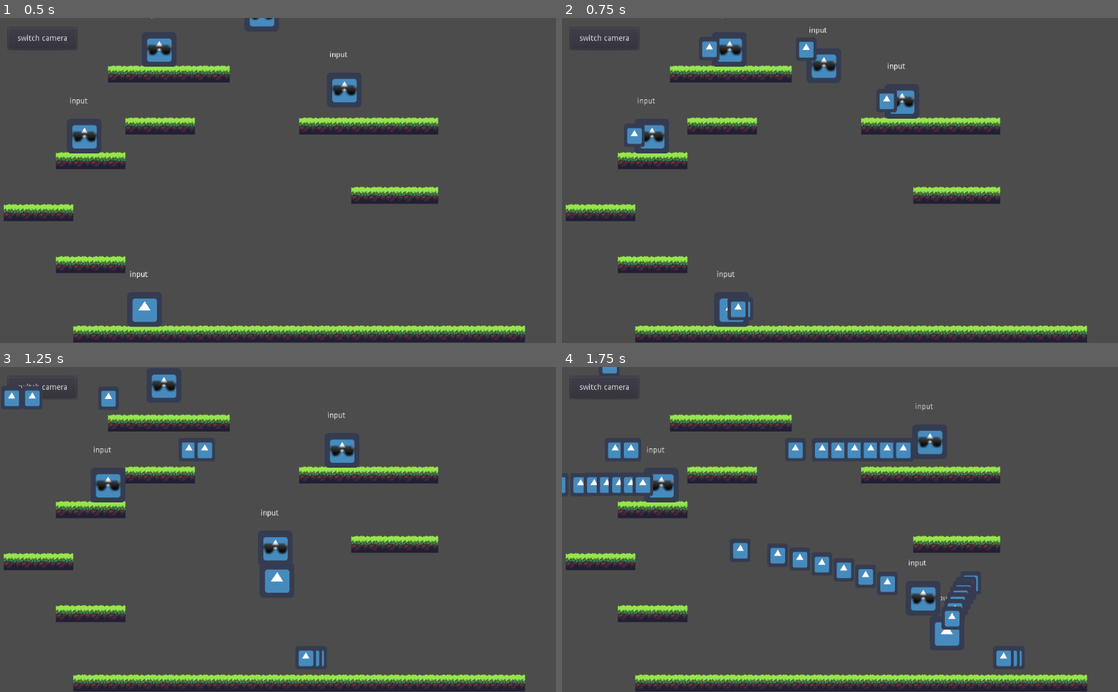
Above: before the commit, frames 1-4 (two rows, left to right).
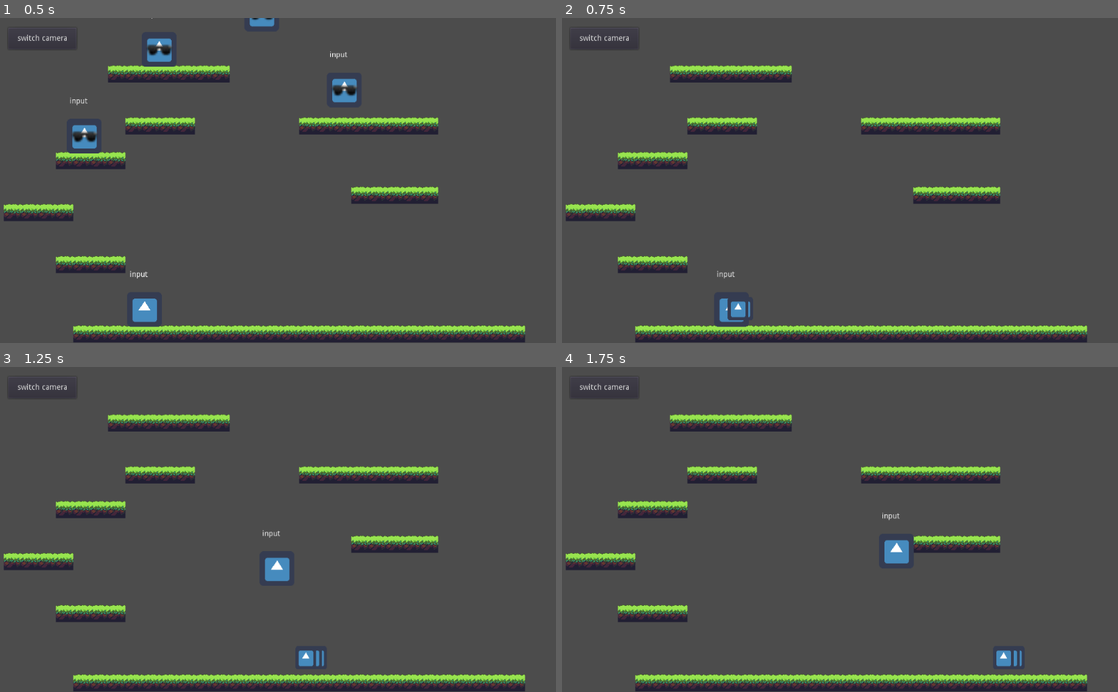
Above: after the commit, the same moments.

Repository: digitaltdesignlyngby/GodotPlatformer
Game: Godot game, scene res://scenes/Level1.tscn
The game is run twice, just before and just after one commit, with the same random seed, the same clock (stepped at 60 frames per second) and the same inputs. Before the commit the project starts from res://Level1.tscn. The engine's default icon, where the game draws it, is replaced by a stand-in: a white triangle on a blue panel in a dark square.
Inputs (mouse positions are in pixels of both pictures, inside the frame that each line leads up to):
- Up to frame 1 (0.5 s): no input
- Up to frame 2 (0.75 s): move the mouse to (962, 164) at 0.52 s; hold Right (ui_right) from 0.53 s (still down); tap Space (shoot) at 0.6 s; click (962, 164) at 0.67 s
- Up to frame 3 (1.25 s): keep holding Right (ui_right); tap Up (ui_up) at 0.77 s
- Up to frame 4 (1.75 s): release Right (ui_right) at 1.25 s; drag from (728, 545) to (884, 659) at 1.27 s

Frame 1 is identical in both runs. In frame 2, 1.8% of the frame differs, in the area x 11-64%, y 0-42%; in frame 3, 2.4%; in frame 4, 4.6%, in the area x 0-75%, y 0-86%.

Commit message:
ordner alt i mapperne Scenes og Scripts

Diff:
--- /dev/null
+++ b/mono_crash.0.0.json
@@ -0,0 +1,448 @@
+{
+  "protocol_version" : "0.0.6",
+  "configuration" : {
+    "version" : "(6.12.0) ((no/6051b710)",
+    "tlc" : "normal",
+    "sigsgev" : "normal",
+    "notifications" : "kqueue",
+    "architecture" : "amd64",
+    "disabled_features" : "none",
+    "smallconfig" : "disabled",
+    "bigarrays" : "disabled",
+    "softdebug" : "enabled",
+    "interpreter" : "enabled",
+    "llvm_support" : "disabled",
+    "suspend" : "preemptive"
+  },
+  "memory" : {
+    "Resident Size" : "392404992",
+    "Virtual Size" : "5543530496",
+    "minor_gc_time" : "16028",
+    "major_gc_time" : "0",
+    "minor_gc_count" : "1",
+    "major_gc_count" : "0",
+    "major_gc_time_concurrent" : "0"
+ },
+  "threads" : [
+ {
+    "is_managed" : false,
+    "offset_free_hash" : "0x0",
+    "offset_rich_hash" : "0x0",
+    "crashed" : false,
+    "native_thread_id" : "0x7000058d7000",
+    "thread_info_addr" : "0x7fe8960e4800",
+    "thread_name" : "Thread Pool I/O Selector",
+    "ctx" : {
+      "IP" : "0x7fff59f31cf2",
+      "SP" : "0x7000058d6b38",
+      "BP" : "0x7000058d6d10"
+  },
+    "unmanaged_frames" : [
+  {
+      "is_managed" : "false",
+      "native_address" : "0x10b37aec6",
+      "native_offset" : "0x00000"
+   }
+,
+  {
+      "is_managed" : "false",
+      "native_address" : "0x10b51eb76",
+      "native_offset" : "0x00000"
+   }
+,
+  {
+      "is_managed" : "false",
+      "native_address" : "0x10b51e8b7",
+      "native_offset" : "0x00000"
+   }
+,
+  {
+      "is_managed" : "false",
+      "native_address" : "0x10b38ad90",
+      "native_offset" : "0x00000"
+   }
+,
+  {
+      "is_managed" : "false",
+      "native_address" : "0x7fff5a0eff5a",
+      "native_offset" : "0x00000"
+   }
+,
+  {
+      "is_managed" : "false",
+      "native_address" : "0x116d91b9a",
+      "native_offset" : "0x00000"
+   }
+,
+  {
+      "is_managed" : "false",
+      "native_address" : "0x10b50fa6d",
+      "native_offset" : "0x00000"
+   }
+,
+  {
+      "is_managed" : "false",
+      "native_address" : "0x10b50f4c7",
+      "native_offset" : "0x00000"
+   }
+,
+  {
+      "is_managed" : "false",
+      "native_address" : "0x10b51f694",
+      "native_offset" : "0x00000"
+   }
+,
+  {
+      "is_managed" : "false",
+      "native_address" : "0x10b51f4c6",
+      "native_offset" : "0x00000"
+   }
+,
+  {
+      "is_managed" : "false",
+      "native_address" : "0x7fff5a0f9661",
+      "native_offset" : "0x00000"
+   }
+,
+  {
+      "is_managed" : "false",
+      "native_address" : "0x7fff5a0f950d",
+      "native_offset" : "0x00000"
+   }
+,
+  {
+      "is_managed" : "false",
+      "native_address" : "0x7fff5a0f8bf9",
+      "native_offset" : "0x00000"
+   }
+
+  ]
+ },
+ {
+    "is_managed" : false,
+    "offset_free_hash" : "0x0",
+    "offset_rich_hash" : "0x0",
+    "crashed" : false,
+    "native_thread_id" : "0x7000054c8000",
+    "thread_info_addr" : "0x7fe896029800",
+    "thread_name" : "Finalizer",
+    "ctx" : {
+      "IP" : "0x7fff59f28236",
+      "SP" : "0x7000054c7dd8",
+      "BP" : "0x7000054c7e20"
+  },
+    "unmanaged_frames" : [
+  {
+      "is_managed" : "false",
+      "native_address" : "0x10b37aec6",
+      "native_offset" : "0x00000"
+   }
+,
+  {
+      "is_managed" : "false",
+      "native_address" : "0x10b51eb76",
+      "native_offset" : "0x00000"
+   }
+,
+  {
+      "is_managed" : "false",
+      "native_address" : "0x10b51e8b7",
+      "native_offset" : "0x00000"
+   }
+,
+  {
+      "is_managed" : "false",
+      "native_address" : "0x10b38ad90",
+      "native_offset" : "0x00000"
+   }
+,
+  {
+      "is_managed" : "false",
+      "native_address" : "0x7fff5a0eff5a",
+      "native_offset" : "0x00000"
+   }
+,
+  {
+      "is_managed" : "false",
+      "native_address" : "0x10fdaae44",
+      "native_offset" : "0x00000"
+   }
+,
+  {
+      "is_managed" : "false",
+      "native_address" : "0x10b51f694",
+      "native_offset" : "0x00000"
+   }
+,
+  {
+      "is_managed" : "false",
+      "native_address" : "0x10b51f4c6",
+      "native_offset" : "0x00000"
+   }
+,
+  {
+      "is_managed" : "false",
+      "native_address" : "0x7fff5a0f9661",
+      "native_offset" : "0x00000"
+   }
+,
+  {
+      "is_managed" : "false",
+      "native_address" : "0x7fff5a0f950d",
+      "native_offset" : "0x00000"
+   }
+,
+  {
+      "is_managed" : "false",
+      "native_address" : "0x7fff5a0f8bf9",
+      "native_offset" : "0x00000"
+   }
+
+  ]
+ },
+ {
+    "is_managed" : false,
+    "offset_free_hash" : "0x0",
+    "offset_rich_hash" : "0x0",
+    "crashed" : true,
+    "native_thread_id" : "0x7fff924e8380",
+    "thread_info_addr" : "0x7fe8950d0000",
+    "thread_name" : "tid_307",
+    "ctx" : {
+      "IP" : "0x10e152950",
+      "SP" : "0x7ffee49460f0",
+      "BP" : "0x7ffee49461d0"
+  },
+    "unmanaged_frames" : [
+  {
+      "is_managed" : "false",
+      "native_address" : "0x10b37aec6",
+      "native_offset" : "0x00000"
+   }
+,
+  {
+      "is_managed" : "false",
+      "native_address" : "0x10b51eb76",
+      "native_offset" : "0x00000"
+   }
+,
+  {
+      "is_managed" : "false",
+      "native_address" : "0x10b51f196",
+      "native_offset" : "0x00000"
+   }
+,
+  {
+      "is_managed" : "false",
+      "native_address" : "0x10b38bd15",
+      "native_offset" : "0x00000"
+   }
+,
+  {
+      "is_managed" : "false",
+      "native_address" : "0x10b37f97e",
+      "native_offset" : "0x00000"
+   }
+,
+  {
+      "is_managed" : "false",
+      "native_address" : "0x10b392c32",
+      "native_offset" : "0x00000"
+   }
+,
+  {
+      "is_managed" : "false",
+      "native_address" : "0x7fff5a0eff5a",
+      "native_offset" : "0x00000"
+   }
+,
+  {
+      "is_managed" : "false",
+      "native_address" : "0x7fe89e683560",
+      "native_offset" : "0x00000"
+   }
+,
+  {
+      "is_managed" : "false",
+      "native_address" : "0x10e1525ee",
+      "native_offset" : "0x00000"
+   }
+,
+  {
+      "is_managed" : "false",
+      "native_address" : "0x10e1524b8",
+      "native_offset" : "0x00000"
+   }
+,
+  {
+      "is_managed" : "false",
+      "native_address" : "0x10c73ba7a",
+      "native_offset" : "0x00000"
+   }
+,
+  {
+      "is_managed" : "false",
+      "native_address" : "0x10e2649b9",
+      "native_offset" : "0x00000"
+   }
+,
+  {
+      "is_managed" : "false",
+      "native_address" : "0x10e0dc161",
+      "native_offset" : "0x00000"
+   }
+,
+  {
+      "is_managed" : "false",
+      "native_address" : "0x10e0de4b1",
+      "native_offset" : "0x00000"
+   }
+,
+  {
+      "is_managed" : "false",
+      "native_address" : "0x10e0dc9e3",
+      "native_offset" : "0x00000"
+   }
+,
+  {
+      "is_managed" : "false",
+      "native_address" : "0x10d241249",
+      "native_offset" : "0x00000"
+   }
+,
+  {
+      "is_managed" : "false",
+      "native_address" : "0x10c8d8dbb",
+      "native_offset" : "0x00000"
+   }
+,
+  {
+      "is_managed" : "false",
+      "native_address" : "0x10c8e2623",
+      "native_offset" : "0x00000"
+   }
+,
+  {
+      "is_managed" : "false",
+      "native_address" : "0x10cda4be3",
+      "native_offset" : "0x00000"
+   }
+,
+  {
+      "is_managed" : "false",
+      "native_address" : "0x10e0dc161",
+      "native_offset" : "0x00000"
+   }
+,
+  {
+      "is_managed" : "false",
+      "native_address" : "0x10e0dbeee",
+      "native_offset" : "0x00000"
+   }
+,
+  {
+      "is_managed" : "false",
+      "native_address" : "0x10d0ff418",
+      "native_offset" : "0x00000"
+   }
+,
+  {
+      "is_managed" : "false",
+      "native_address" : "0x10d0a1c3d",
+      "native_offset" : "0x00000"
+   }
+,
+  {
+      "is_managed" : "false",
+      "native_address" : "0x10d0a207e",
+      "native_offset" : "0x00000"
+   }
+,
+  {
+      "is_managed" : "false",
+      "native_address" : "0x10d09f737",
+      "native_offset" : "0x00000"
+   }
+,
+  {
+      "is_managed" : "false",
+      "native_address" : "0x10d09f479",
+      "native_offset" : "0x00000"
+   }
+,
+  {
+      "is_managed" : "false",
+      "native_address" : "0x10e24d1e6",
+      "native_offset" : "0x00000"
+   }
+,
+  {
+      "is_managed" : "false",
+      "native_address" : "0x10e0dc161",
+      "native_offset" : "0x00000"
+   }
+,
+  {
+      "is_managed" : "false",
+      "native_address" : "0x10e0dbeee",
+      "native_offset" : "0x00000"
+   }
+,
+  {
+      "is_managed" : "false",
+      "native_address" : "0x10d06f9fe",
+      "native_offset" : "0x00000"
+   }
+,
+  {
+      "is_managed" : "false",
+      "native_address" : "0x10d071007",
+      "native_offset" : "0x00000"
+   }
+,
+  {
+      "is_managed" : "false",
+      "native_address" : "0x10b5d0528",
+      "native_offset" : "0x00000"
+   }
+,
+  {
+      "is_managed" : "false",
+      "native_address" : "0x10b5d21b2",
+      "native_offset" : "0x00000"
+   }
+,
+  {
+      "is_managed" : "false",
+      "native_address" : "0x10b5c1633",
+      "native_offset" : "0x00000"
+   }
+,
+  {
+      "is_managed" : "false",
+      "native_address" : "0x10b5c2008",
+      "native_offset" : "0x00000"
+   }
+,
+  {
+      "is_managed" : "false",
+      "native_address" : "0x10b5c82e1",
+      "native_offset" : "0x00000"
+   }
+,
+  {
+      "is_managed" : "false",
+      "native_address" : "0x7fff59de1015",
+      "native_offset" : "0x00000"
+   }
+,
+  {
+      "is_managed" : "false",
+      "native_address" : "0x4",
+      "native_offset" : "0x00000"
+   }
+
+  ]
+ }
+ ]
+}
--- a/project.godot
+++ b/project.godot
@@ -11,12 +11,12 @@
 [application]
 
 config/name="GodotPlatformer"
-run/main_scene="res://Level1.tscn"
+run/main_scene="res://scenes/Level1.tscn"
 config/icon="res://icon.png"
 
 [autoload]
 
-Globals="*res://globals.gd"
+Globals="*res://scripts/globals.gd"
 
 [gui]
 
--- a/Bullet.tscn
+++ b/scenes/Bullet.tscn
@@ -1,18 +1,18 @@
 [gd_scene load_steps=4 format=2]
 
-[ext_resource path="res://icon.png" type="Texture" id=1]
-[ext_resource path="res://Bullet.gd" type="Script" id=2]
+[ext_resource path="res://scripts/Bullet.gd" type="Script" id=1]
+[ext_resource path="res://icon.png" type="Texture" id=2]
 
 [sub_resource type="RectangleShape2D" id=1]
 extents = Vector2( 17, 20.5 )
 
 [node name="Bullet" type="Area2D"]
-script = ExtResource( 2 )
+script = ExtResource( 1 )
 
 [node name="Sprite" type="Sprite" parent="."]
 position = Vector2( 1, -1 )
 scale = Vector2( 0.59375, 0.671875 )
-texture = ExtResource( 1 )
+texture = ExtResource( 2 )
 
 [node name="CollisionShape2D" type="CollisionShape2D" parent="."]
 position = Vector2( 1, -0.5 )
--- a/Enemy.tscn
+++ b/scenes/Enemy.tscn
@@ -1,10 +1,10 @@
 [gd_scene load_steps=4 format=2]
 
-[ext_resource path="res://Player.tscn" type="PackedScene" id=1]
-[ext_resource path="res://Enemy.gd" type="Script" id=2]
+[ext_resource path="res://scenes/Player.tscn" type="PackedScene" id=1]
+[ext_resource path="res://scripts/Enemy.gd" type="Script" id=2]
 [ext_resource path="res://pngimg.com - sunglasses_PNG142.png" type="Texture" id=3]
 
-[node name="Enemy" instance=ExtResource( 1 )]
+[node name="Enemy" groups=["EnemyGroup"] instance=ExtResource( 1 )]
 script = ExtResource( 2 )
 
 [node name="sunglasses" type="Sprite" parent="." index="4"]
--- a/GUI.tscn
+++ b/scenes/GUI.tscn
@@ -1,6 +1,6 @@
 [gd_scene load_steps=2 format=2]
 
-[ext_resource path="res://GUI.gd" type="Script" id=2]
+[ext_resource path="res://scripts/GUI.gd" type="Script" id=2]
 
 [node name="GUI" type="Node2D"]
 script = ExtResource( 2 )
--- a/Level1.tscn
+++ b/scenes/Level1.tscn
@@ -1,9 +1,9 @@
 [gd_scene load_steps=11 format=2]
 
-[ext_resource path="res://Jungle_terrain.png" type="Texture" id=1]
-[ext_resource path="res://Player.tscn" type="PackedScene" id=2]
-[ext_resource path="res://GUI.tscn" type="PackedScene" id=3]
-[ext_resource path="res://Enemy.tscn" type="PackedScene" id=4]
+[ext_resource path="res://scenes/Player.tscn" type="PackedScene" id=1]
+[ext_resource path="res://Jungle_terrain.png" type="Texture" id=2]
+[ext_resource path="res://scenes/GUI.tscn" type="PackedScene" id=3]
+[ext_resource path="res://scenes/Enemy.tscn" type="PackedScene" id=4]
 
 [sub_resource type="ConvexPolygonShape2D" id=2]
 points = PoolVector2Array( 0, 0, 32, 0, 32, 32, 0, 32 )
@@ -151,7 +151,7 @@
 format = 1
 tile_data = PoolIntArray( -851962, 4, 0, -851961, 4, 0, -851960, 4, 0, -851959, 4, 0, -851958, 4, 0, -851957, 4, 0, -85 …(811 unchanged characters)…
 
-[node name="Player" parent="." instance=ExtResource( 2 )]
+[node name="Player" parent="." instance=ExtResource( 1 )]
 position = Vector2( 313, 155 )
 
 [node name="Camera2D" type="Camera2D" parent="."]
--- a/Player.tscn
+++ b/scenes/Player.tscn
@@ -1,8 +1,8 @@
 [gd_scene load_steps=5 format=2]
 
-[ext_resource path="res://PlayerScript.gd" type="Script" id=1]
+[ext_resource path="res://scripts/PlayerScript.gd" type="Script" id=1]
 [ext_resource path="res://icon.png" type="Texture" id=2]
-[ext_resource path="res://GUI.tscn" type="PackedScene" id=3]
+[ext_resource path="res://scenes/GUI.tscn" type="PackedScene" id=3]
 
 [sub_resource type="RectangleShape2D" id=1]
 extents = Vector2( 31, 29.5 )
--- a/Bullet.gd
+++ b/scripts/Bullet.gd
@@ -17,11 +17,10 @@
 
 
 func _on_Bullet_body_entered(body):
-	if !body.is_in_group("PlayerGroup") && !body.is_in_group("MapGroup"):
-		body.queue_free()
-		queue_free()
 	if body.is_in_group("MapGroup"):
 		queue_free()
-
+	if body.is_in_group("EnemyGroup"):
+		queue_free()
+		body.queue_free()
 	#print("OMG A HIT!")
 	pass # Replace with function body.
--- a/Enemy.gd
+++ b/scripts/Enemy.gd
@@ -1,4 +1,4 @@
-extends "res://PlayerScript.gd"
+extends "res://scripts/PlayerScript.gd"
 
 func _ready():
 	speed = 10
--- a/PlayerScript.gd
+++ b/scripts/PlayerScript.gd
@@ -7,7 +7,7 @@
 var acceleration = Vector2()
 
 var directionLeft = true #Dette er kun for kunne se hvilken retning vi skal skyde
-var bullet = preload("res://Bullet.tscn")
+var bullet = preload("res://scenes/Bullet.tscn")
 
 
 
Not shown, changed: .mono/metadata/ide_messaging_meta.txt
Not shown: 6 places in scenes/Level1.tscn that only renumber resources
Renamed: GUI.gd -> scripts/GUI.gd
Renamed: globals.gd -> scripts/globals.gd
